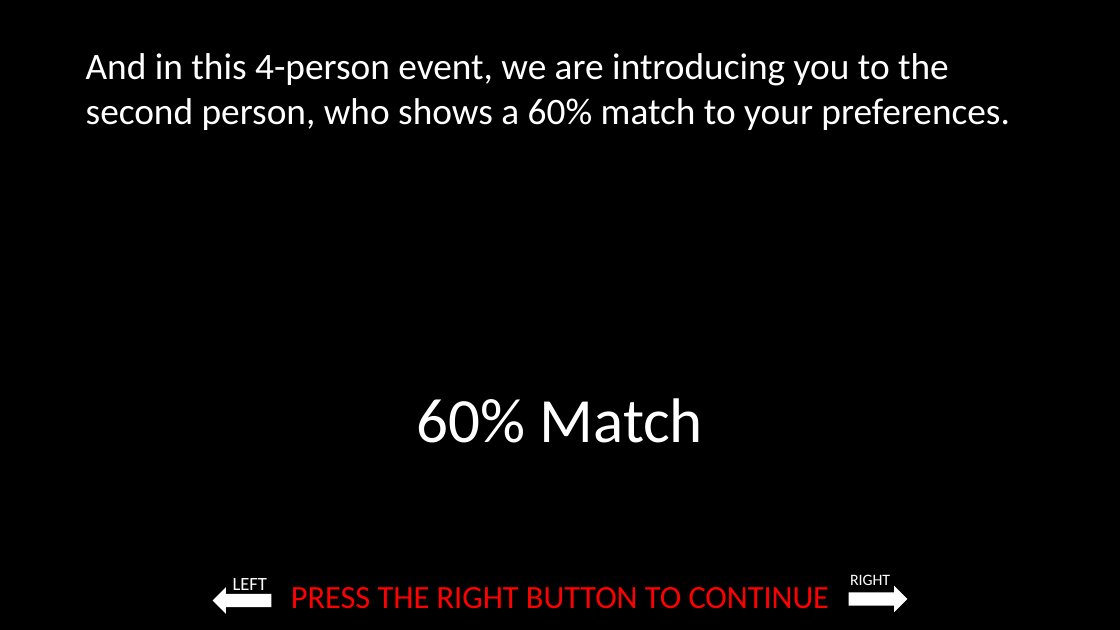
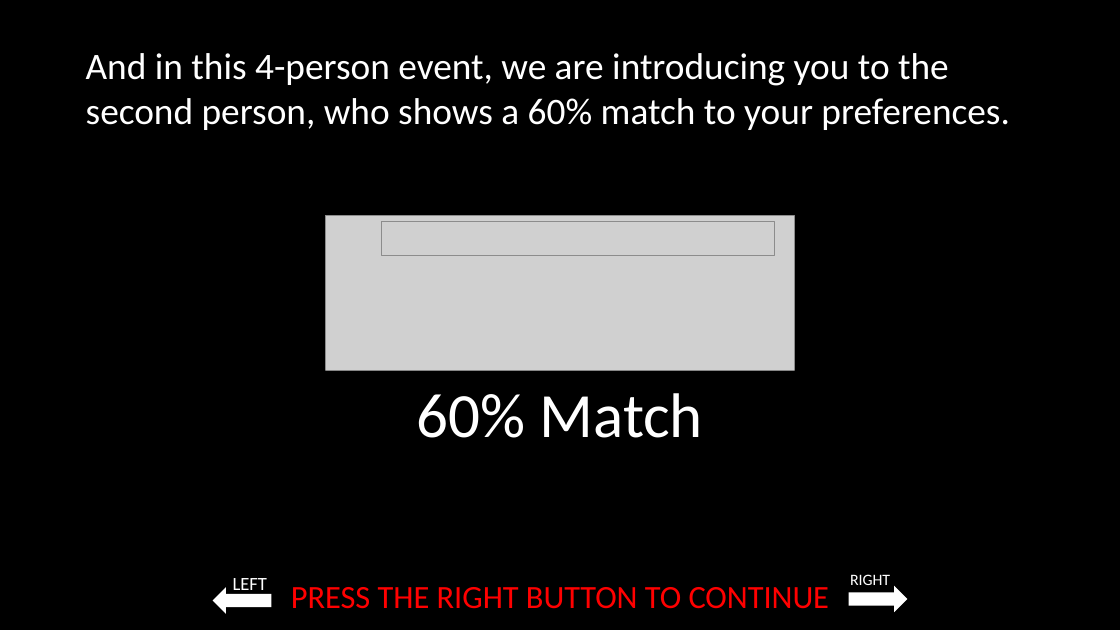
Before and after one commit to laureate-institute-for-brain-research/StimToolOnline, a slide deck: slide 10 of public/js/tasks/blind_dating/media/Blind_dating_game_instructions.pptx (slide 9 before the commit). Drawn at 1120x630 pixels with LibreOffice and Linux fonts; fonts in the diff are those of the drawing; grey boxes stand for pictures. Boxes give left, top, right and bottom in pixels: in the first picture for what was removed or moved away, otherwise in the second. Text is boxed around its words. In the diff, an @@ line names an element or a change of style, - is before the commit and + after.

```diff
--- a/public/js/tasks/blind_dating/media/Blind_dating_game_instructions.pptx
+++ b/public/js/tasks/blind_dating/media/Blind_dating_game_instructions.pptx
@@ picture added at bbox=[326, 216, 795, 385] @@
@@ picture added at bbox=[381, 222, 774, 256] @@
@@ rectangle removed at bbox=[77, 281, 464, 371] @@
@@ rectangle removed at bbox=[647, 276, 1033, 365] @@
@@ rectangle "60% Match": place and size @@
-rectangle "60% Match" at bbox=[417, 398, 703, 443]
+rectangle "60% Match" at bbox=[318, 371, 802, 455]
```
Also in this commit, not shown: 15 other slides changed, 4 slides added, 29 other files.
